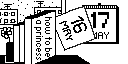
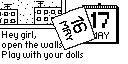
Comparing the layer stacks of the two w=128, h=64 images. Changes:
hid "a" over [36, 20, 41, 24]
hid "to be" over [45, 37, 52, 57]
hid "princess" over [34, 27, 43, 60]
hid "how" over [45, 17, 52, 34]
hid "books" over [0, 10, 79, 64]
painted on "LIST2" (1st of 2) over [51, 10, 65, 51]
added layer "Hey girl, open the walls Play with your dolls" above "background" over [2, 31, 83, 60]
painted on "background" over [0, 17, 90, 64]
